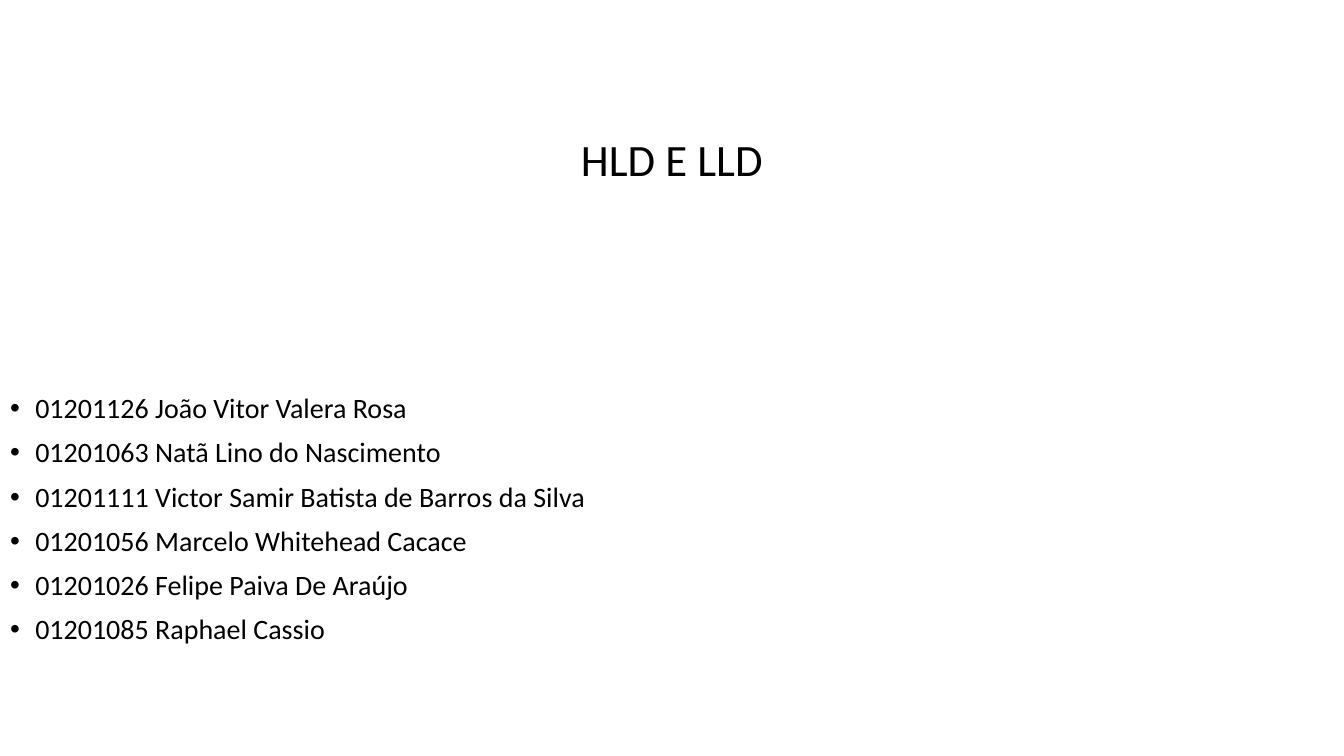
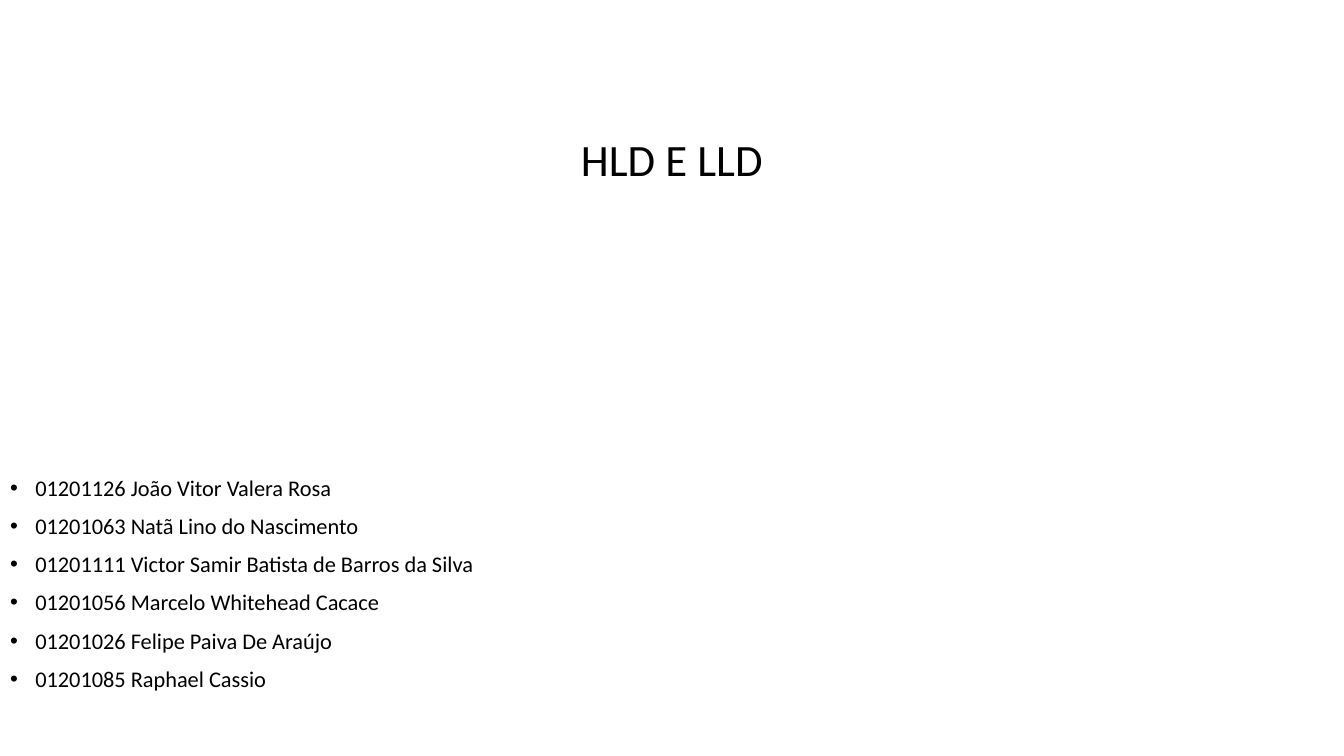
Before and after one commit to victorsamir-bandtec/Sersor-Vital, a slide deck: slide 1 of Desenhos/hldelld.pptx. Drawn at 1344x756 pixels with LibreOffice and Linux fonts; fonts in the diff are those of the drawing. Boxes give left, top, right and bottom in pixels: in the first picture for what was removed or moved away, otherwise in the second. Text is boxed around its words. In the diff, an @@ line names an element or a change of style, - is before the commit and + after.

```diff
--- a/Desenhos/hldelld.pptx
+++ b/Desenhos/hldelld.pptx
@@ text "01201126 João Vitor Valera Rosa": place and size @@
-text "01201126 João Vitor Valera Rosa" at (35, 398, 584, 644)
+text "01201126 João Vitor Valera Rosa" at (35, 480, 473, 691)
@@ text "01201126 João Vitor Valera Rosa" at (35, 480, 473, 691): size 20 to 16 pt @@
```
Also in this commit, not shown: 1 other slide changed, 1 slide added, 1 slide removed.
